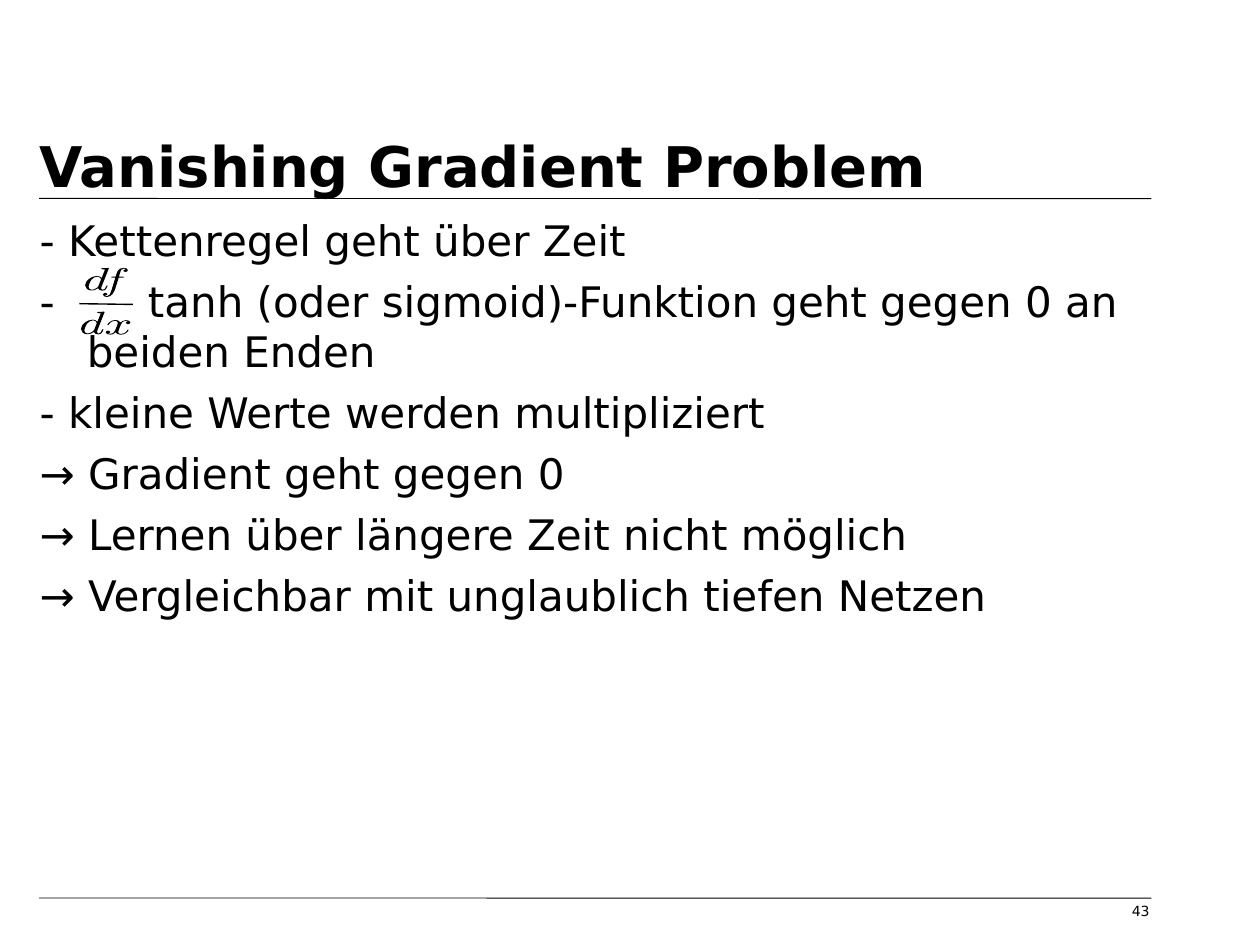
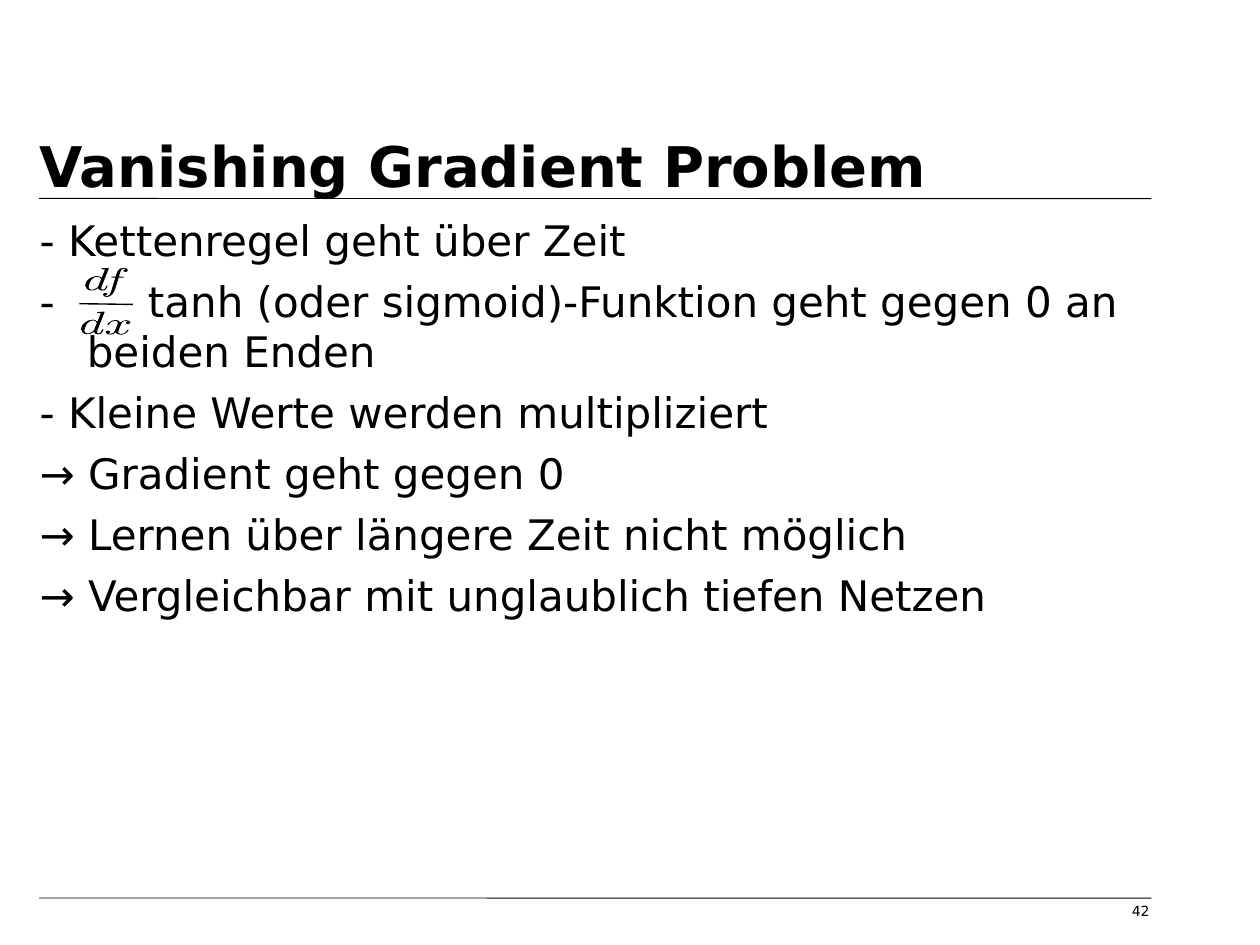
Before and after one commit to tfassbender/deep_learning_team_rnn, a slide deck: slide 42 of vorlesung/vorlesung_rnn_tobias_marvin.odp (slide 43 before the commit). Drawn at 1260x945 pixels with LibreOffice and Linux fonts; fonts in the diff are those of the drawing; background and template pictures are left out. Boxes give left, top, right and bottom in pixels: in the first picture for what was removed or moved away, otherwise in the second. Text is boxed around its words. In the diff, an @@ line names an element or a change of style, - is before the commit and + after.

```diff
--- a/vorlesung/vorlesung_rnn_tobias_marvin.odp
+++ b/vorlesung/vorlesung_rnn_tobias_marvin.odp
@@ text at <box>68,396,767,437</box>: text changed @@
-- kleine Werte werden multipliziert
+- Kleine Werte werden multipliziert
@@ page number at <box>1132,905,1150,916</box>: text changed @@
-43
+42
```
Also in this commit, not shown: 1 other slide changed, 2 slides added, 1 slide removed.
